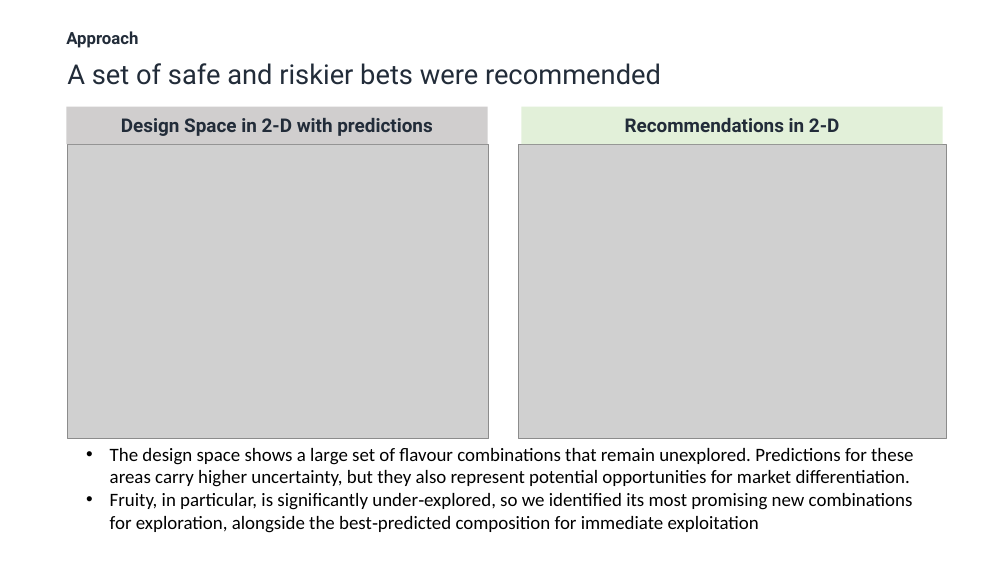
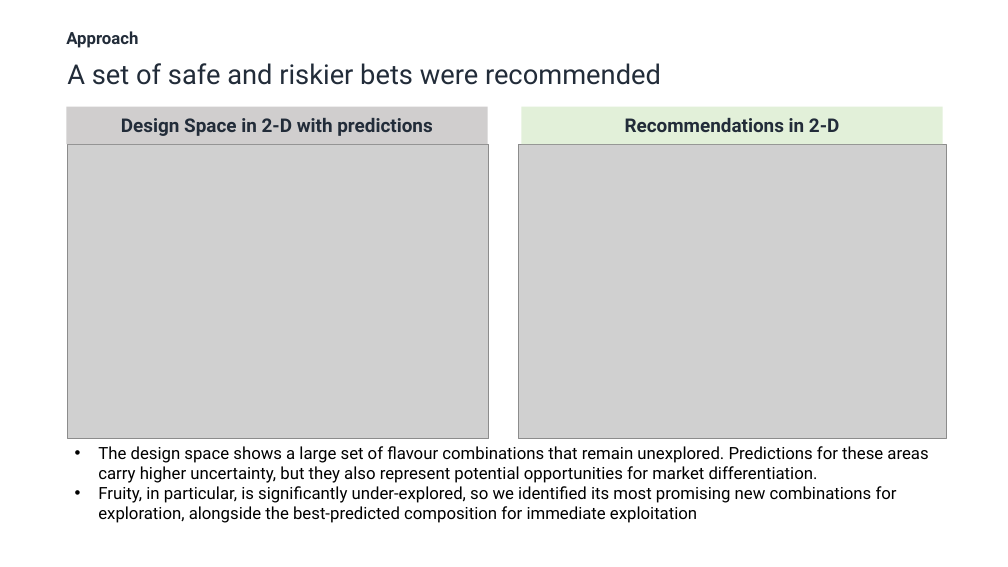
Before and after one commit to Sanchit2798/candy-case-study, a slide deck: slide 7 of outputs/Final Deliverables.pptx. Drawn at 1008x567 pixels with LibreOffice and Linux fonts; fonts in the diff are those of the drawing; grey boxes stand for pictures. Boxes give left, top, right and bottom in pixels: in the first picture for what was removed or moved away, otherwise in the second. Text is boxed around its words. In the diff, an @@ line names an element or a change of style, - is before the commit and + after.

```diff
--- a/outputs/Final Deliverables.pptx
+++ b/outputs/Final Deliverables.pptx
@@ text "The design space shows a ...": place and size @@
-text "The design space shows a ..." at (110,448,913,533)
+text "The design space shows a ..." at (98,446,928,523)
@@ text "The design space shows a ..." at (98,446,928,523): size 18 to 16 pt, font Calibri to Roboto @@
```
Also in this commit, not shown: 1 other slide changed, 3 other files.
